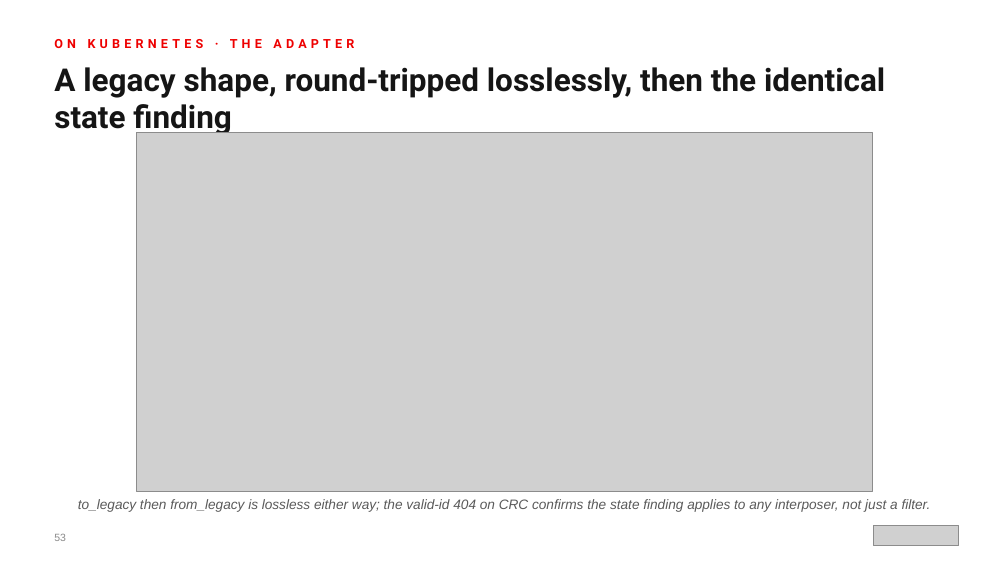
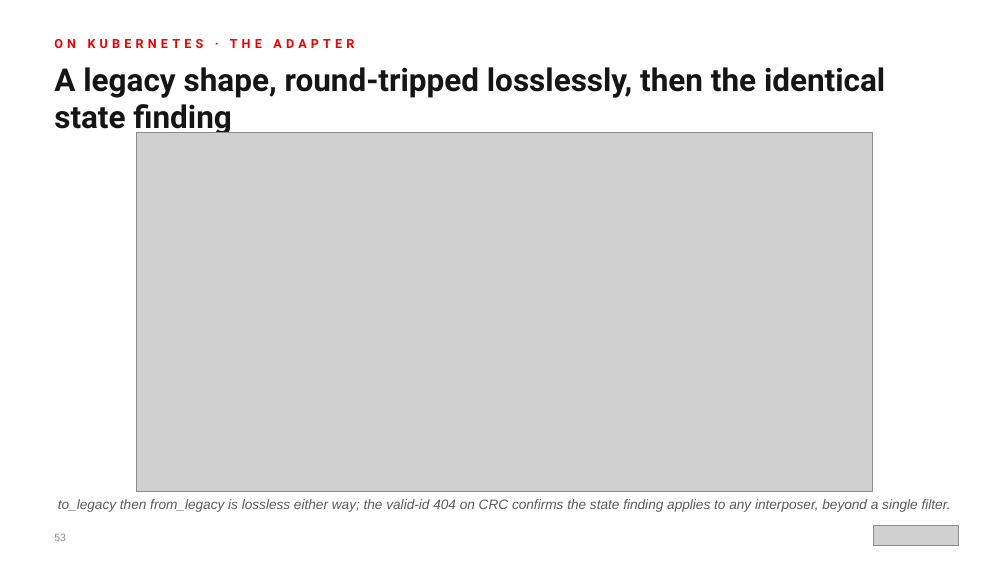
Before and after one commit to patterncatalyst/cn-patterns-and-practices-webassembly, a slide deck: slide 53 of presentation/wasm-201-go/wasm-201-go-r1.1.pptx. Drawn at 1008x567 pixels with LibreOffice and Linux fonts; fonts in the diff are those of the drawing; grey boxes stand for pictures. Boxes give left, top, right and bottom in pixels: in the first picture for what was removed or moved away, otherwise in the second. Text is boxed around its words. In the diff, an @@ line names an element or a change of style, - is before the commit and + after.

```diff
--- a/presentation/wasm-201-go/wasm-201-go-r1.1.pptx
+++ b/presentation/wasm-201-go/wasm-201-go-r1.1.pptx
@@ text at <box>58,499,951,512</box>: text changed @@
-to_legacy then from_legacy is lossless either way; the valid-id 404 on CRC confirms the state finding applies to any interposer, not just a filter.
+to_legacy then from_legacy is lossless either way; the valid-id 404 on CRC confirms the state finding applies to any interposer, beyond a single filter.
```
Also in this commit, not shown: 1 other slide changed, 36 other files.
